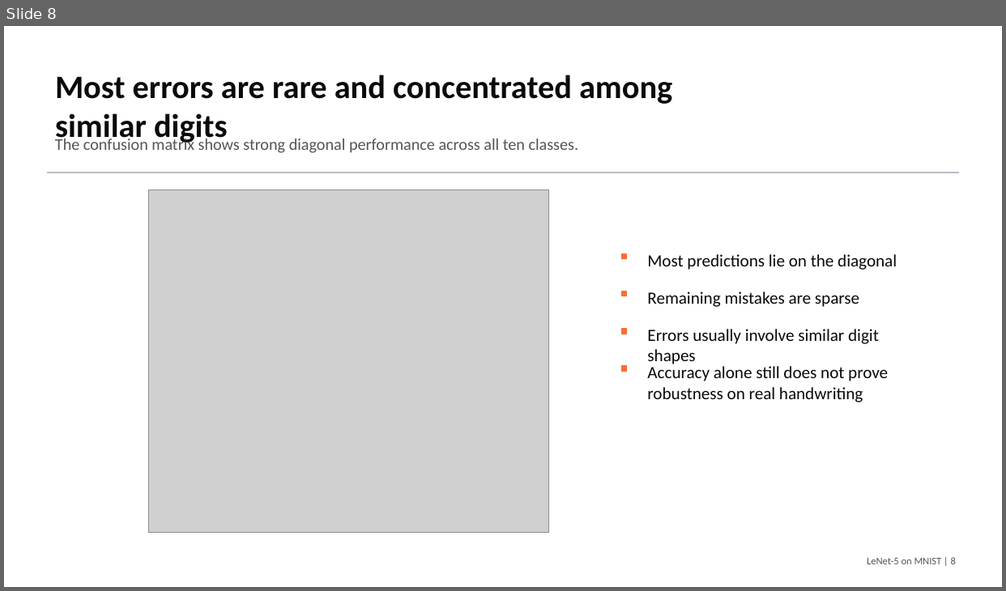
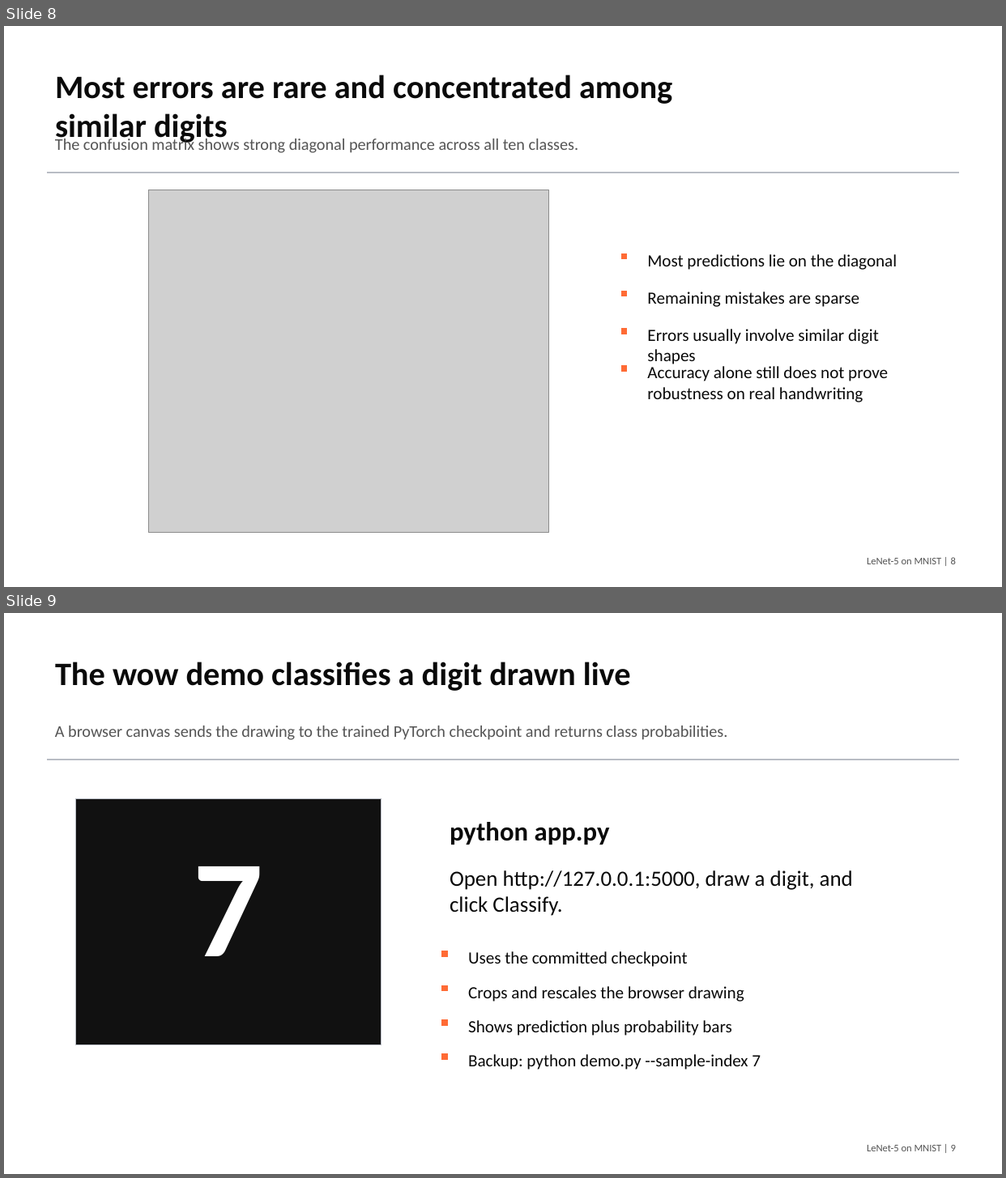
Before and after one commit to macbehnke/NN_funds_project, a slide deck: slides/LeNet5_MNIST_Final_Presentation.pptx. Shown one above the other, each under a label of ours: slide 8 before the commit, slides 8 and 9 after it. The pictures are 1006x591 and 1006x1178 pixels, drawn with LibreOffice and Linux fonts; fonts in the diff are those of the drawing; grey boxes stand for pictures. Boxes give left, top, right and bottom in pixels: in the first picture for what was removed or moved away, otherwise in the second. Text is boxed around its words. In the diff, an @@ line names an element or a change of style, - is before the commit and + after.

Commit message:
Add browser drawing demo

```diff
--- a/slides/LeNet5_MNIST_Final_Presentation.pptx
+++ b/slides/LeNet5_MNIST_Final_Presentation.pptx
@@ slide 9 added at <box>4,613,1002,1174</box>, background #FFFFFF @@
@@ text added at <box>55,662,631,691</box>, 31.5 pt, text #0A0A0A, bold @@
+The wow demo classifies a digit drawn live
@@ text added at <box>55,726,728,740</box>, 15.8 pt, text #555555 @@
+A browser canvas sends the drawing to the trained PyTorch checkpoint and returns class probabilities.
@@ rectangle added at <box>48,760,958,760</box>, fill #B8BCC4, outline #B8BCC4 0 pt @@
@@ rectangle added at <box>76,798,381,1045</box>, fill #111111, outline #B8BCC4 0.75 pt @@
@@ text added at <box>450,822,610,845</box>, 25.5 pt, text #0A0A0A, bold @@
+python app.py
@@ text added at <box>194,867,264,956</box>, 133.5 pt, text #FFFFFF, bold @@
+7
@@ text added at <box>450,871,853,916</box>, 21 pt, text #0A0A0A @@
+Open http://127.0.0.1:5000, draw a digit, and click Classify.
@@ rectangle added at <box>442,952,447,956</box>, fill #FF6B35, outline #FF6B35 0 pt @@
@@ text added at <box>468,952,688,967</box>, 16.5 pt, text #0A0A0A @@
+Uses the committed checkpoint
@@ rectangle added at <box>442,986,447,991</box>, fill #FF6B35, outline #FF6B35 0 pt @@
@@ text added at <box>468,986,744,1002</box>, 16.5 pt, text #0A0A0A @@
+Crops and rescales the browser drawing
@@ rectangle added at <box>442,1020,447,1025</box>, fill #FF6B35, outline #FF6B35 0 pt @@
@@ text added at <box>468,1020,731,1036</box>, 16.5 pt, text #0A0A0A @@
+Shows prediction plus probability bars
@@ rectangle added at <box>442,1054,447,1060</box>, fill #FF6B35, outline #FF6B35 0 pt @@
@@ text added at <box>468,1054,761,1070</box>, 16.5 pt, text #0A0A0A @@
+Backup: python demo.py --sample-index 7
@@ text added at <box>867,1145,956,1152</box>, 9.8 pt, text #555555 @@
+LeNet-5 on MNIST | 9
```
Also in this commit, not shown: 1 slide removed, 8 other files.
